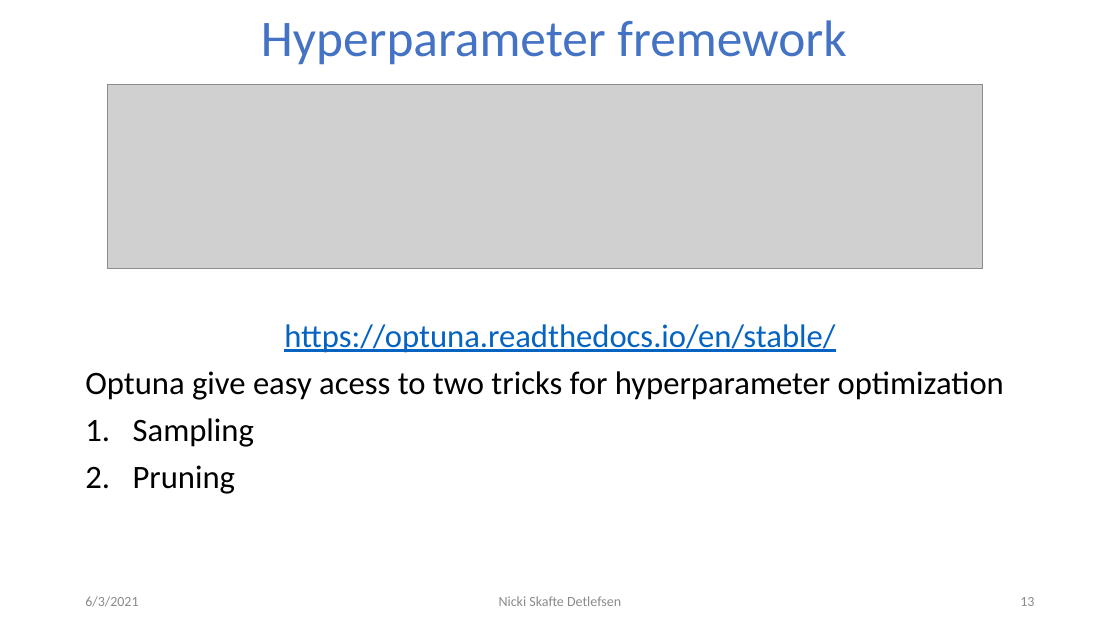
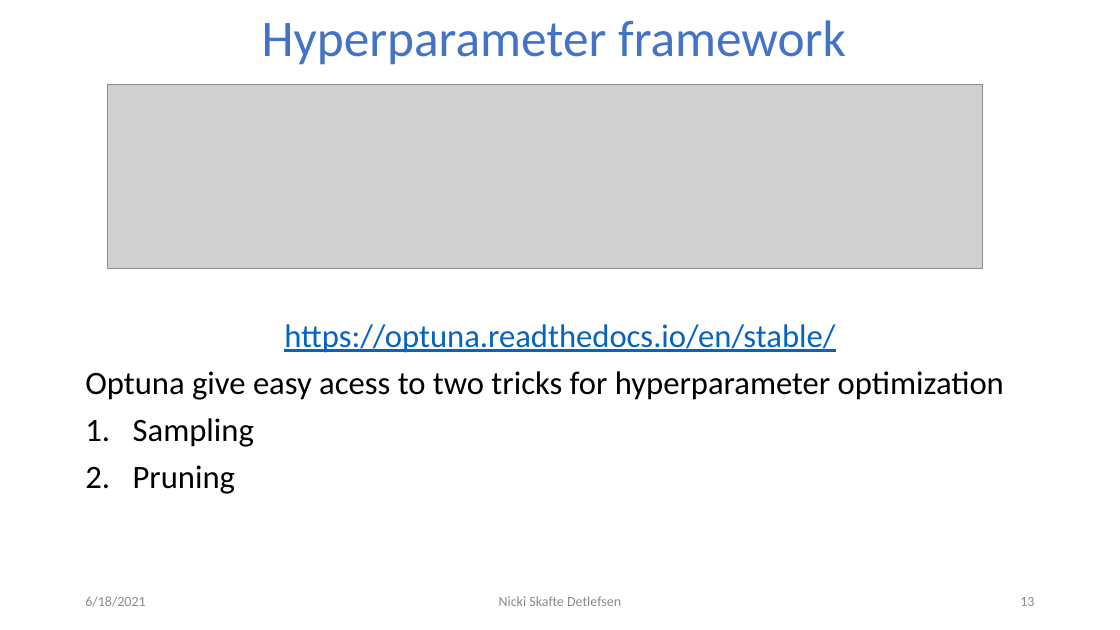
Before and after one commit to DeepEasterbunny/dtu_mlops, a slide deck: slide 13 of 09_crossvalidation_at_scale/Hyperparameters.pptx. Drawn at 1120x630 pixels with LibreOffice and Linux fonts; fonts in the diff are those of the drawing; grey boxes stand for pictures; background and template pictures are left out. Boxes give left, top, right and bottom in pixels: in the first picture for what was removed or moved away, otherwise in the second. Text is boxed around its words. In the diff, an @@ line names an element or a change of style, - is before the commit and + after.

Commit message:
09_hyperparameters

```diff
--- a/09_crossvalidation_at_scale/Hyperparameters.pptx
+++ b/09_crossvalidation_at_scale/Hyperparameters.pptx
@@ title at box(262, 20, 846, 65): text changed @@
-Hyperparameter fremework
+Hyperparameter framework
@@ text at box(85, 596, 145, 607): text changed @@
-6/3/2021
+6/18/2021
```
Also in this commit, not shown: 14 other slides changed, 3 other files.
